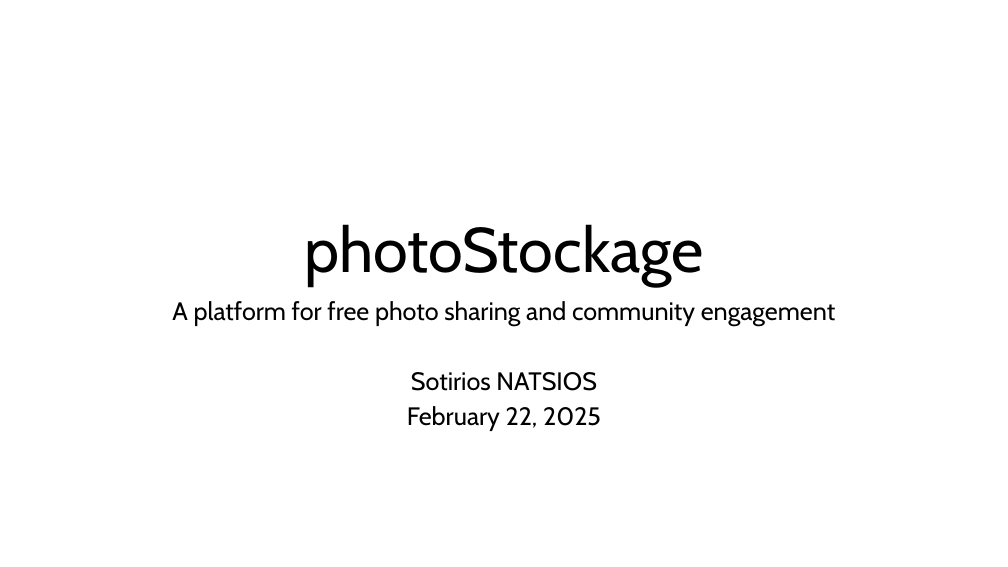
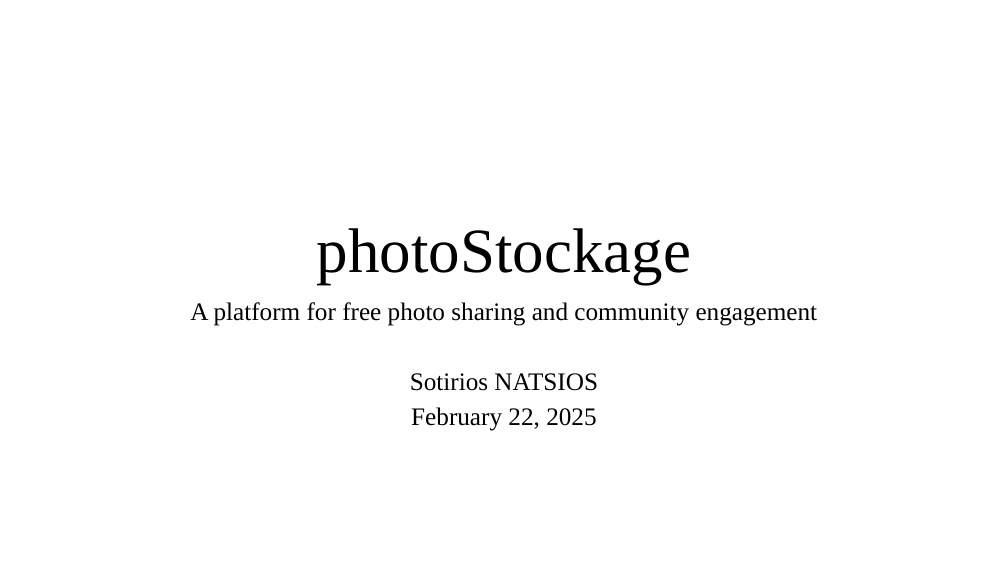
Before and after one commit to EsFrost/m2i_projet, a slide deck: slide 1 of presentation_en.pptx. Drawn at 1008x567 pixels with LibreOffice and Linux fonts; fonts in the diff are those of the drawing. Boxes give left, top, right and bottom in pixels: in the first picture for what was removed or moved away, otherwise in the second. Text is boxed around its words. In the diff, an @@ line names an element or a change of style, - is before the commit and + after.

```diff
--- a/presentation_en.pptx
+++ b/presentation_en.pptx
@@ title "photoStockage" at (x1=317, y1=228, x2=691, y2=285): font Cabin to Times New Roman @@
@@ subtitle "A platform for free photo ..." at (x1=190, y1=302, x2=818, y2=431): font Cabin to Times New Roman @@
```
Also in this commit, not shown: 15 other slides changed, 5 slides added, 6 other files.
